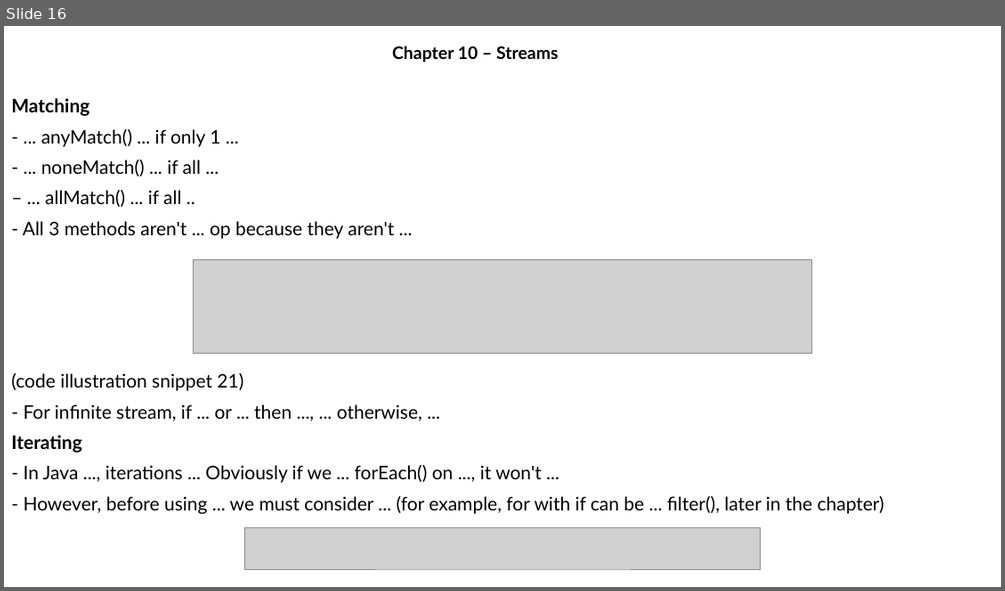
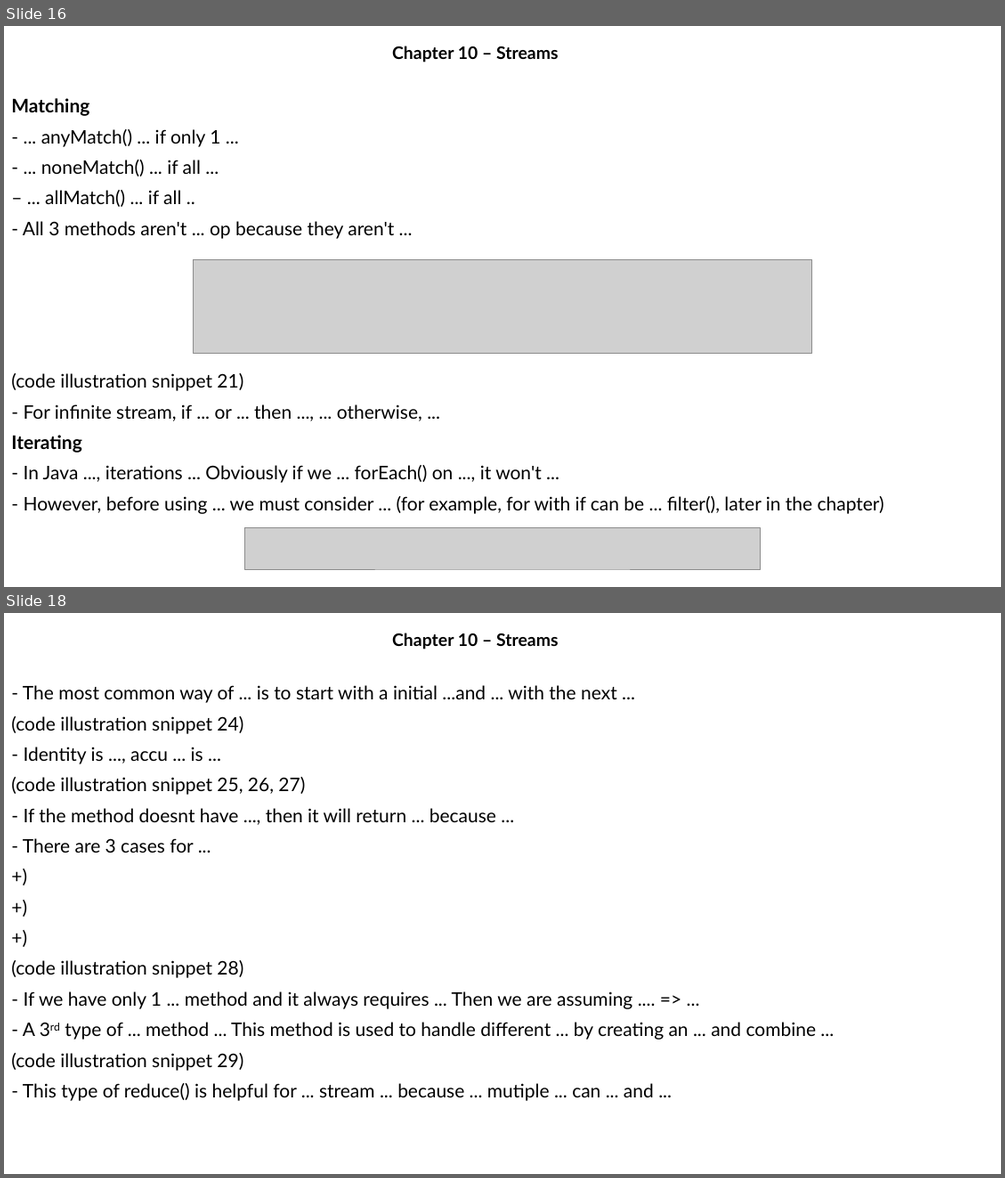
Before and after one commit to MaiDinhVinh/CS-Java, a slide deck: OCP17/Chapter 10 - Streams.pptx. Shown one above the other, each under a label of ours: slide 16 before the commit, slides 16 and 18 after it; the slides between them are not shown. The pictures are 1005x591 and 1005x1178 pixels, drawn with LibreOffice and Linux fonts; fonts in the diff are those of the drawing; grey boxes stand for pictures. Boxes give left, top, right and bottom in pixels: in the first picture for what was removed or moved away, otherwise in the second. Text is boxed around its words. In the diff, an @@ line names an element or a change of style, - is before the commit and + after.

```diff
--- a/OCP17/Chapter 10 - Streams.pptx
+++ b/OCP17/Chapter 10 - Streams.pptx
@@ slide 18 added at (x1=4, y1=613, x2=1001, y2=1174), background #FFFFFF @@
@@ subtitle added at (x1=392, y1=633, x2=558, y2=649), 16.6 pt, text #000000, bold @@
+Chapter 10 – Streams
@@ text added at (x1=11, y1=685, x2=817, y2=1101), 18 pt, text #000000 @@
+- The most common way of ... is to start with a initial ...and ... with the next ...
+(code illustration snippet 24)
+- Identity is ..., accu ... is ...
+(code illustration snippet 25, 26, 27)
+- If the method doesnt have ..., then it will return ... because ...
+- There are 3 cases for ...
++)
++)
++)
+(code illustration snippet 28)
+- If we have only 1 ... method and it always requires ... Then we are assuming .... => ...
+- A 3rd type of ... method ... This method is used to handle different ... by creating an ... and combine ...
+(code illustration snippet 29)
+- This type of reduce() is helpful for ... stream ... because ... mutiple ... can ... and ...
```
Also in this commit, not shown: 1 slide changed, 18 other slides added.
